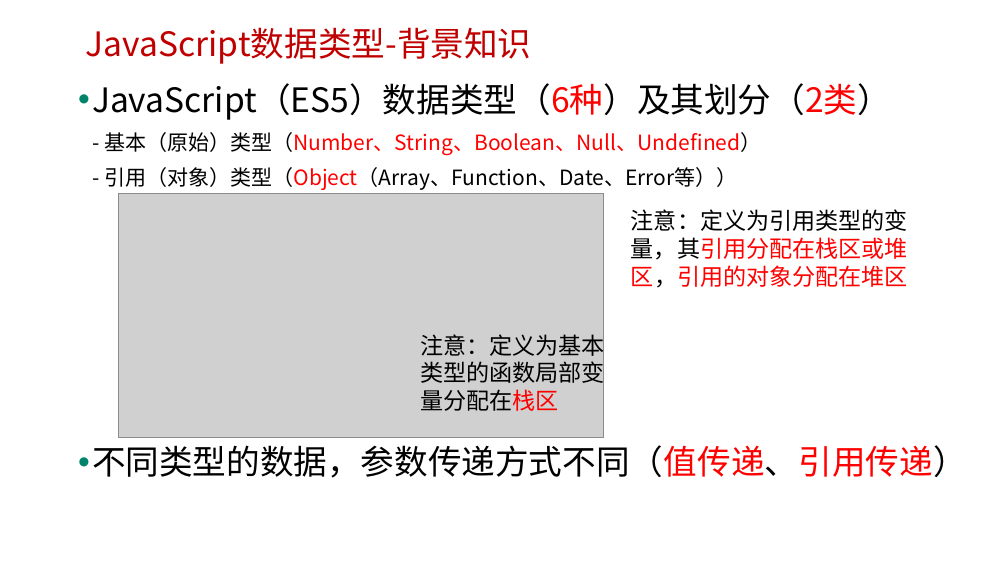
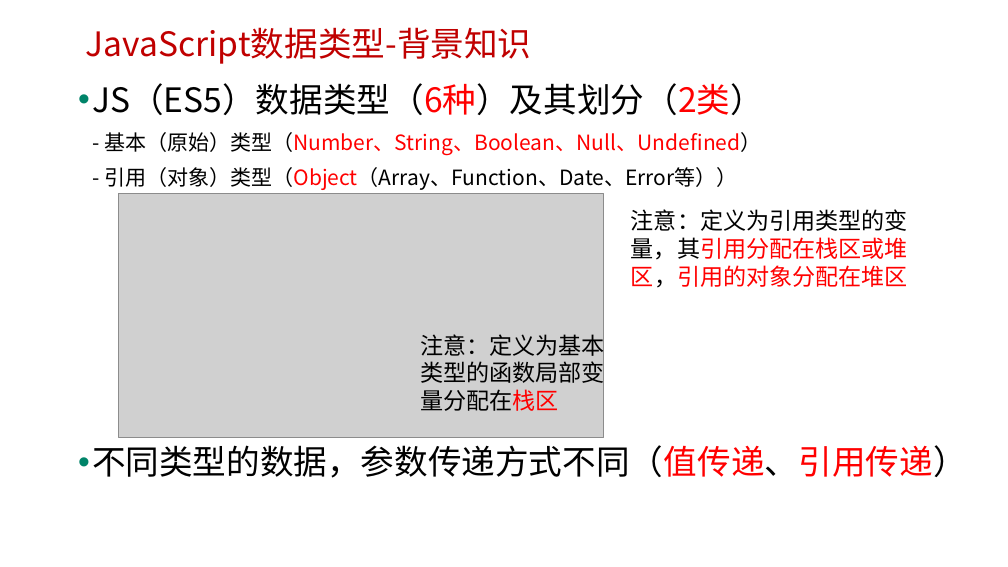
Before and after one commit to edu2act/course-javascript-advanced, a slide deck: slide 10 of 课程PPT/07.JS函数及函数参数.pptx. Drawn at 1008x567 pixels with LibreOffice and Linux fonts; fonts in the diff are those of the drawing; grey boxes stand for pictures; background and template pictures are left out. Boxes give left, top, right and bottom in pixels: in the first picture for what was removed or moved away, otherwise in the second. Text is boxed around its words. In the diff, an @@ line names an element or a change of style, - is before the commit and + after.

```diff
--- a/课程PPT/07.JS函数及函数参数.pptx
+++ b/课程PPT/07.JS函数及函数参数.pptx
@@ text at (92,83,764,190): text changed @@
-• JavaScript（ES5）数据类型（6种）及其划分（2类）
-  - 基本（原始）类型（Number、String、Boolean、Null、Undefined）
-  - 引用（对象）类型（Object（Array、Function、Date、Error等））
+• JS（ES5）数据类型（6种）及其划分（2类）
+  - 基本（原始）类型（Number、String、Boolean、Null、Undefined）
+  - 引用（对象）类型（Object（Array、Function、Date、Error等））
```
Also in this commit, not shown: 1 other slide changed, 7 other files.
